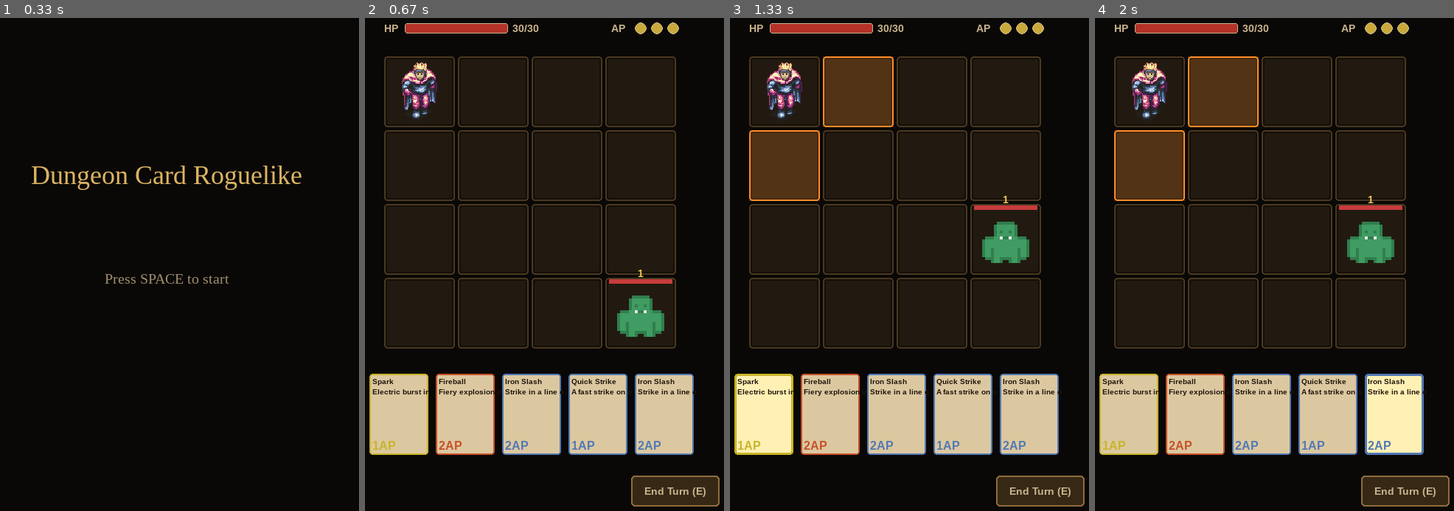
Above: before the commit, frames 1-4 (left to right).
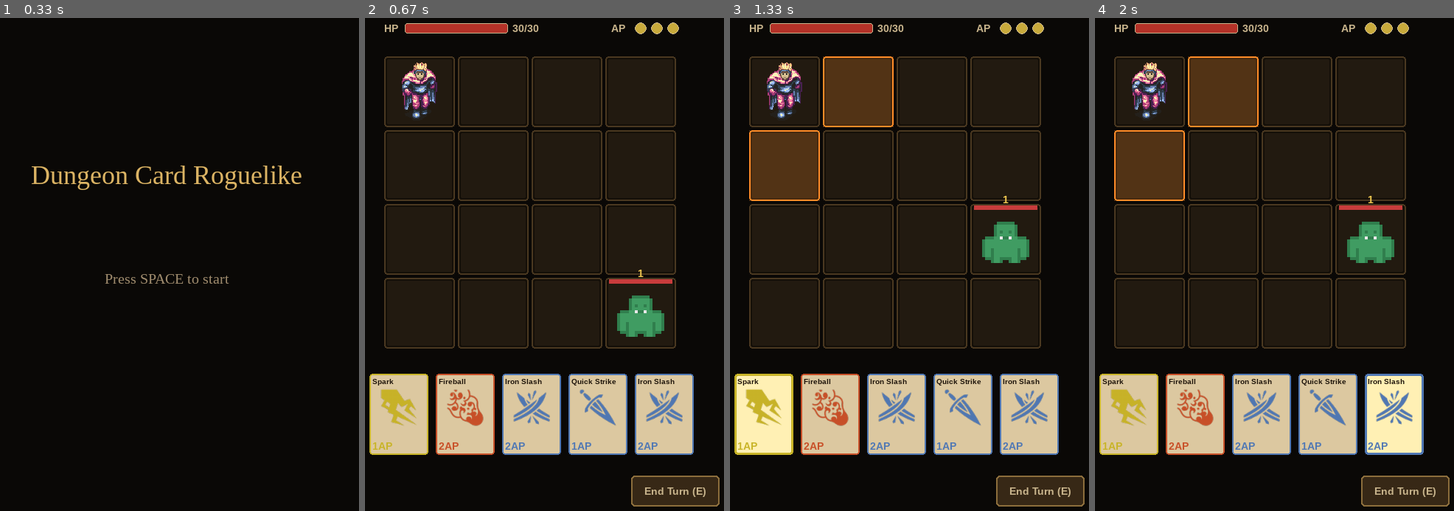
Above: after the commit, the same moments.

Repository: ParanyuLion/pygame-cardgame
Game: pygame game, started from main.py
Same seed, same stepped clock (60 frames per second), same inputs: the game is played once before the commit and once after it.
Inputs (mouse positions are in pixels of both pictures, inside the frame that each line leads up to):
- Up to frame 1 (0.33 s): no input
- Up to frame 2 (0.67 s): tap Space at 0.33 s
- Up to frame 3 (1.33 s): click "End Turn (E)" at 0.72 s; click "Spark" at 1.05 s
- Up to frame 4 (2 s): press the mouse at (1260, 412) at 1.37 s; move the mouse to (1227, 259) at 1.47 s; release the mouse at (1195, 101) at 1.6 s; click (1403, 407) at 1.72 s

Frame 1 is identical in both runs. In frame 2, 2.2% of the frame differs, in the area x 2-92%, y 75-88%; in frame 3, 2.2%; in frame 4, 2.2%.

Commit message:
feat: add card icons and improve hand rendering logic

Diff:
--- a/src/presentation/renderers/hand_renderer.py
+++ b/src/presentation/renderers/hand_renderer.py
@@ -1,4 +1,6 @@
 from __future__ import annotations
+import os
+import re
 import pygame
 from src.domain.entities.card import Card
 
@@ -7,10 +9,12 @@
 CARD_GAP = 10
 HAND_Y = 490
 
+_ICON_SIZE = 52
+_ICON_Y_OFFSET = 20  # from card top to icon top
+
 COLOR_CARD_BG = (220, 200, 160)
 COLOR_CARD_SELECTED = (255, 240, 180)
 COLOR_TEXT = (30, 20, 10)
-COLOR_COST = (80, 60, 30)
 
 _TAG_BORDER: dict[str, tuple[int, int, int]] = {
     "Move":     (60, 160, 80),
@@ -20,6 +24,36 @@
     "Area":     (140, 60, 180),
 }
 _DEFAULT_BORDER = (120, 110, 90)
+
+_ICON_CACHE: dict[str, pygame.Surface | None] = {}
+_ICONS_DIR = os.path.join("assets", "sprites", "cards")
+
+
+def _def_id(card_id: str) -> str:
+    cid = re.sub(r"^reward_", "", card_id)
+    cid = re.sub(r"_\d+$", "", cid)
+    return cid
+
+
+def _load_icon(def_id: str) -> pygame.Surface | None:
+    if def_id in _ICON_CACHE:
+        return _ICON_CACHE[def_id]
+    path = os.path.join(_ICONS_DIR, f"{def_id}.png")
+    if not os.path.exists(path):
+        _ICON_CACHE[def_id] = None
+        return None
+    try:
+        raw = pygame.image.load(path).convert_alpha()
+    except pygame.error:
+        try:
+            raw = pygame.image.load(path)
+        except Exception:
+            _ICON_CACHE[def_id] = None
+            return None
+    surf = pygame.transform.smoothscale(raw, (_ICON_SIZE, _ICON_SIZE))
+    _ICON_CACHE[def_id] = surf
+    return surf
+
 
 class HandRenderer:
     def __init__(self, window_width: int = 560) -> None:
@@ -62,31 +96,41 @@
             return
         if self._font_name is None:
             self._font_name = pygame.font.SysFont("Arial", 10, bold=True)
-            self._font_cost = pygame.font.SysFont("Arial", 16, bold=True)
+            self._font_cost = pygame.font.SysFont("Arial", 14, bold=True)
 
         for i, card in enumerate(hand):
             rect = self.card_rect(i, len(hand))
             is_selected = card.id == self._selected_id
-
-            bg = COLOR_CARD_SELECTED if is_selected else COLOR_CARD_BG
-            pygame.draw.rect(surface, bg, rect, border_radius=4)
-
-            first_tag = card.tags[0].value if card.tags else ""
-            border_color = _TAG_BORDER.get(first_tag, _DEFAULT_BORDER)
-            border_w = 3 if is_selected else 2
-            pygame.draw.rect(surface, border_color, rect, width=border_w, border_radius=4)
-
-            name_surf = self._font_name.render(card.name, True, COLOR_TEXT)
-            surface.blit(name_surf, (rect.x + 4, rect.y + 4))
-
-            cost_label = f"{card.ap_cost}AP"
-            cost_surf = self._font_cost.render(cost_label, True, border_color)
-            surface.blit(cost_surf, (rect.x + 4, rect.bottom - 22))
-
-            desc_surf = self._font_name.render(card.description[:18], True, COLOR_TEXT)
-            surface.blit(desc_surf, (rect.x + 4, rect.y + 18))
+            self._render_card(surface, card, rect, is_selected)
 
         self._render_drag_ghost(surface)
+
+    def _render_card(
+        self, surface: pygame.Surface, card: Card, rect: pygame.Rect, is_selected: bool
+    ) -> None:
+        bg = COLOR_CARD_SELECTED if is_selected else COLOR_CARD_BG
+        pygame.draw.rect(surface, bg, rect, border_radius=4)
+
+        first_tag = card.tags[0].value if card.tags else ""
+        border_color = _TAG_BORDER.get(first_tag, _DEFAULT_BORDER)
+        border_w = 3 if is_selected else 2
+        pygame.draw.rect(surface, border_color, rect, width=border_w, border_radius=4)
+
+        # Card name (top)
+        name_surf = self._font_name.render(card.name, True, COLOR_TEXT)
+        surface.blit(name_surf, (rect.x + 4, rect.y + 4))
+
+        # Icon centred in the card body
+        icon = _load_icon(_def_id(card.id))
+        if icon is not None:
+            ix = rect.x + (CARD_W - _ICON_SIZE) // 2
+            iy = rect.y + _ICON_Y_OFFSET
+            surface.blit(icon, (ix, iy))
+
+        # AP cost (bottom-left)
+        cost_label = f"{card.ap_cost}AP"
+        cost_surf = self._font_cost.render(cost_label, True, border_color)
+        surface.blit(cost_surf, (rect.x + 4, rect.bottom - 20))
 
     def _render_drag_ghost(self, surface: pygame.Surface) -> None:
         if self._drag_card is None or self._drag_pos is None:
Binary file added: assets/sprites/cards/charge.png
Binary file added: assets/sprites/cards/fireball.png
Binary file added: assets/sprites/cards/slash.png
Binary file added: assets/sprites/cards/spark.png
Binary file added: assets/sprites/cards/step.png
Binary file added: assets/sprites/cards/strike.png
